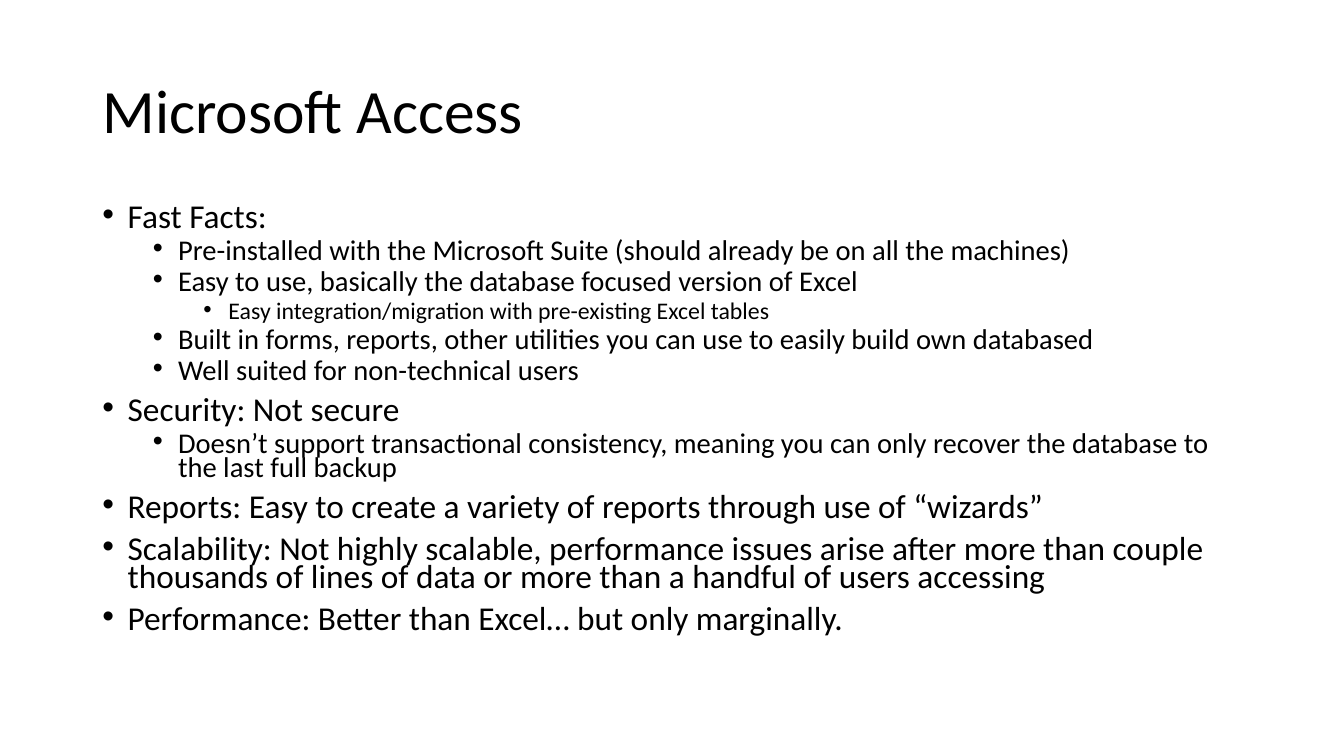
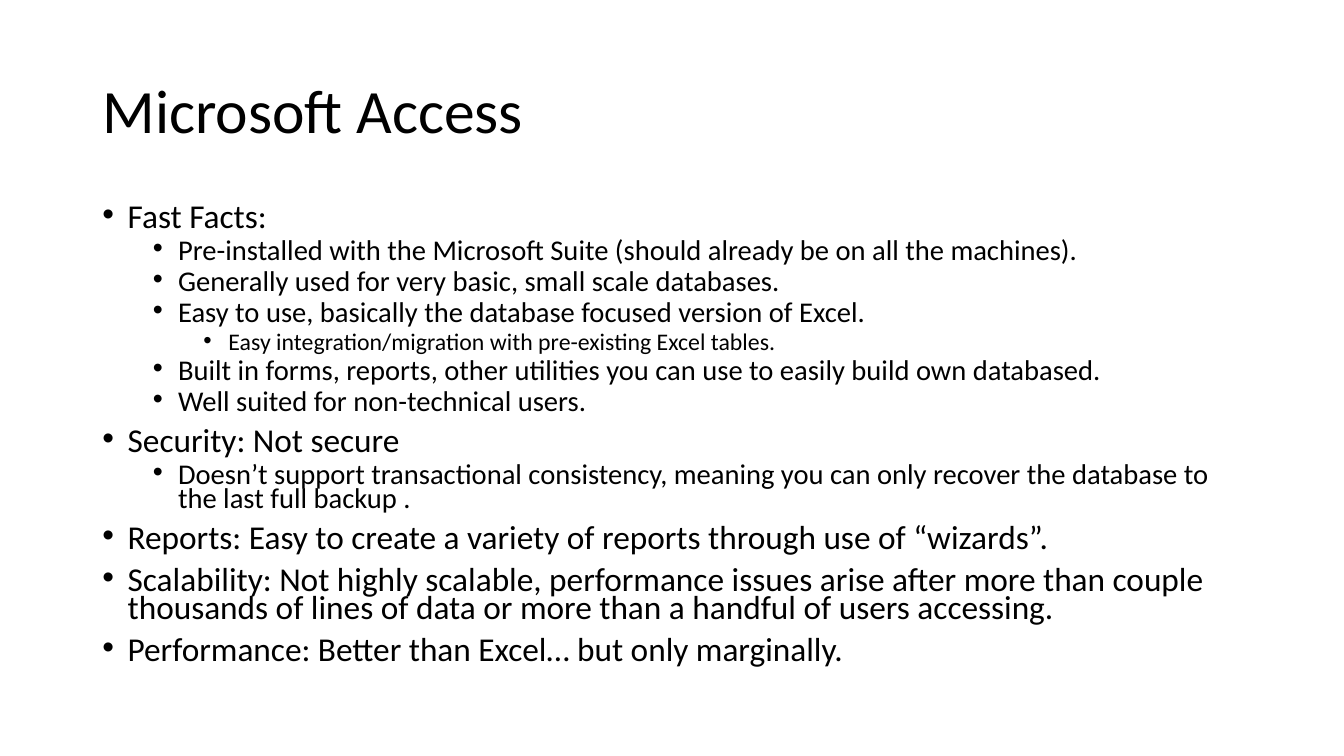
Before and after one commit to bpowley/HealthyHeartsDB, a slide deck: slide 8 of Documents/From Spreadsheets to Databases.pptx. Drawn at 1344x756 pixels with LibreOffice and Linux fonts; fonts in the diff are those of the drawing. Boxes give left, top, right and bottom in pixels: in the first picture for what was removed or moved away, otherwise in the second. Text is boxed around its words. In the diff, an @@ line names an element or a change of style, - is before the commit and + after.

```diff
--- a/Documents/From Spreadsheets to Databases.pptx
+++ b/Documents/From Spreadsheets to Databases.pptx
@@ text at <box>178,239,1101,412</box>: text changed @@
-  • Pre-installed with the Microsoft Suite (should already be on all the machines)
-  • Easy to use, basically the database focused version of Excel
-    • Easy integration/migration with pre-existing Excel tables
-  • Built in forms, reports, other utilities you can use to easily build own databased
-  • Well suited for non-technical users
+  • Pre-installed with the Microsoft Suite (should already be on all the machines).
+  • Generally used for very basic, small scale databases.
+  • Easy to use, basically the database focused version of Excel.
+    • Easy integration/migration with pre-existing Excel tables.
+  • Built in forms, reports, other utilities you can use to easily build own databased.
+  • Well suited for non-technical users.
@@ text at <box>128,464,1208,625</box>: text changed @@
-  • Doesn’t support transactional consistency, meaning you can only recover the database to the last full backup
-• Reports: Easy to create a variety of reports through use of “wizards”
-• Scalability: Not highly scalable, performance issues arise after more than couple thousands of lines of data or more than a handful of users accessing
+  • Doesn’t support transactional consistency, meaning you can only recover the database to the last full backup .
+• Reports: Easy to create a variety of reports through use of “wizards”.
+• Scalability: Not highly scalable, performance issues arise after more than couple thousands of lines of data or more than a handful of users accessing.
```
Also in this commit, not shown: 2 other slides changed.
